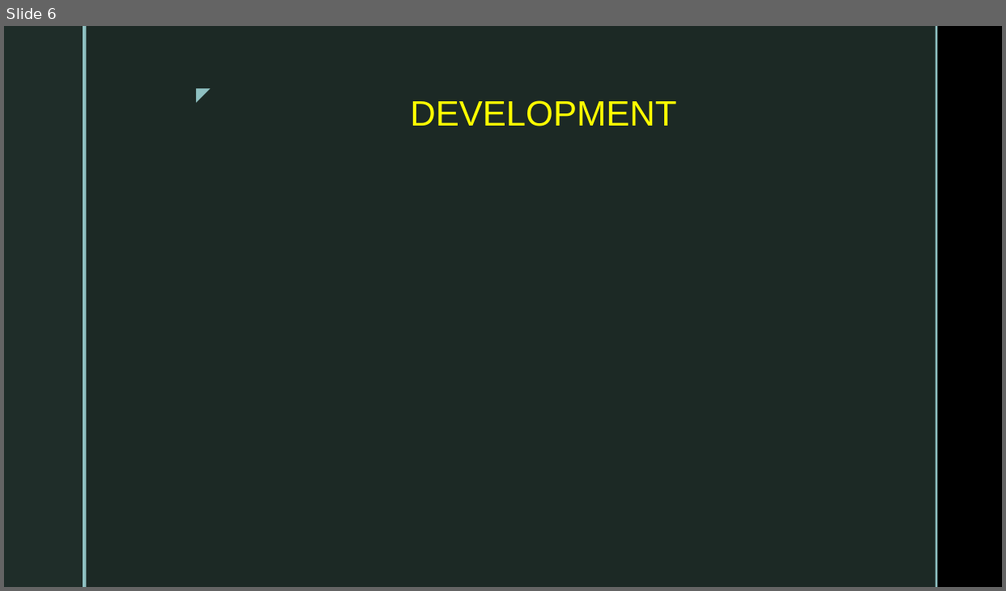
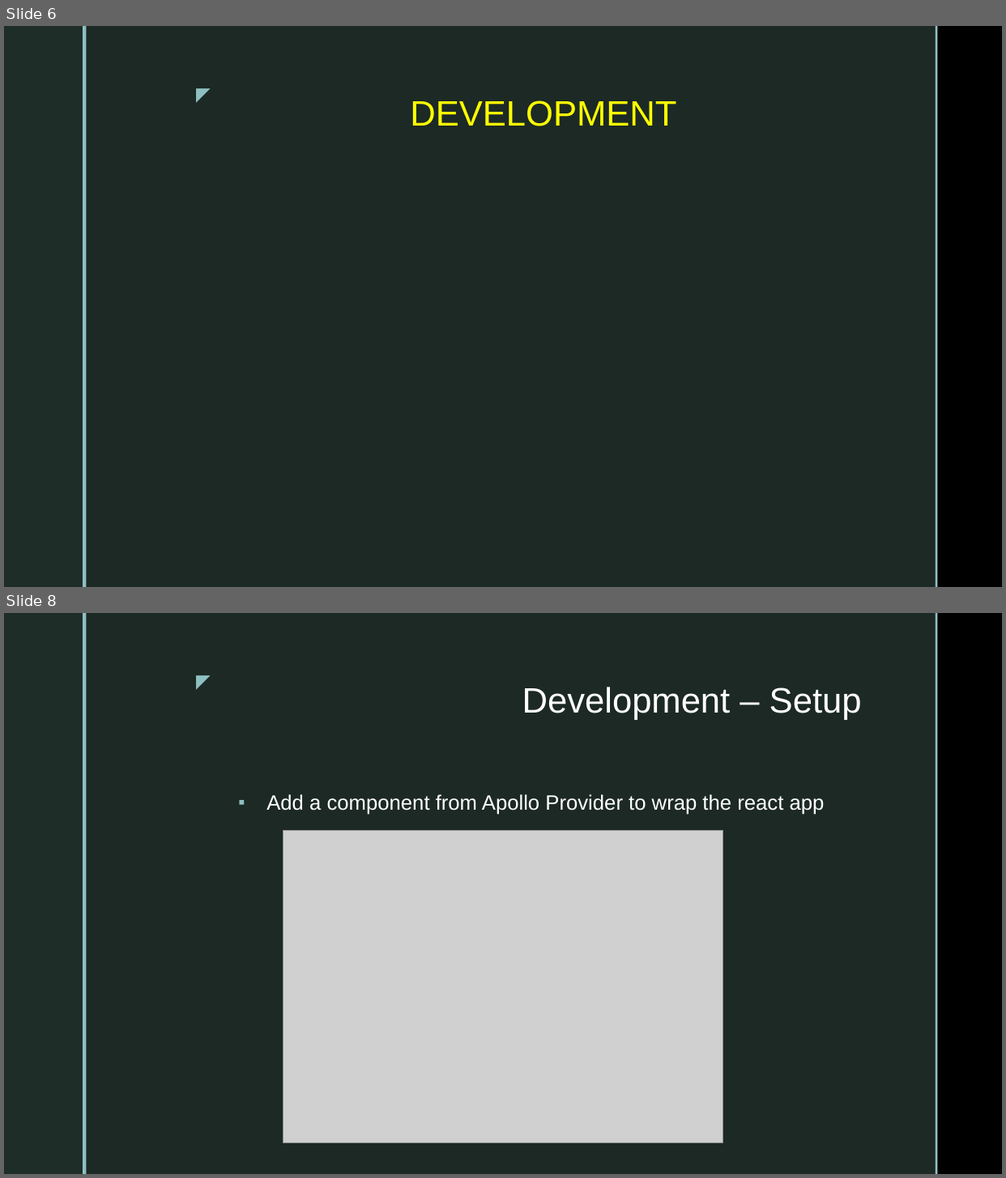
Before and after one commit to dtvu94/Apollo-Server-Client, a slide deck: Docs/Apollo_Client_React.pptx. Shown one above the other, each under a label of ours: slide 6 before the commit, slides 6 and 8 after it; the slides between them are not shown. The pictures are 1006x591 and 1006x1178 pixels, drawn with LibreOffice and Linux fonts; fonts in the diff are those of the drawing; grey boxes stand for pictures; background and template pictures are left out. Boxes give left, top, right and bottom in pixels: in the first picture for what was removed or moved away, otherwise in the second. Text is boxed around its words. In the diff, an @@ line names an element or a change of style, - is before the commit and + after.

Commit message:
Update complete Apollo Client slide and demo

```diff
--- a/Docs/Apollo_Client_React.pptx
+++ b/Docs/Apollo_Client_React.pptx
@@ slide 8 added at (x1=4, y1=613, x2=1002, y2=1174), background picture (left out); not listed: 5 template elements that a slide beside it also shows @@
@@ title added at (x1=522, y1=687, x2=862, y2=720), 34 pt, text #FFFFFF @@
+Development – Setup
@@ text added at (x1=266, y1=794, x2=825, y2=815), 20 pt, text #FFFFFF @@
+▪ Add a component from Apollo Provider to wrap the react app
@@ picture added at (x1=283, y1=831, x2=723, y2=1144) @@
```
Also in this commit, not shown: 1 slide changed, 27 other slides added, 5 slides removed, 20 other files.
